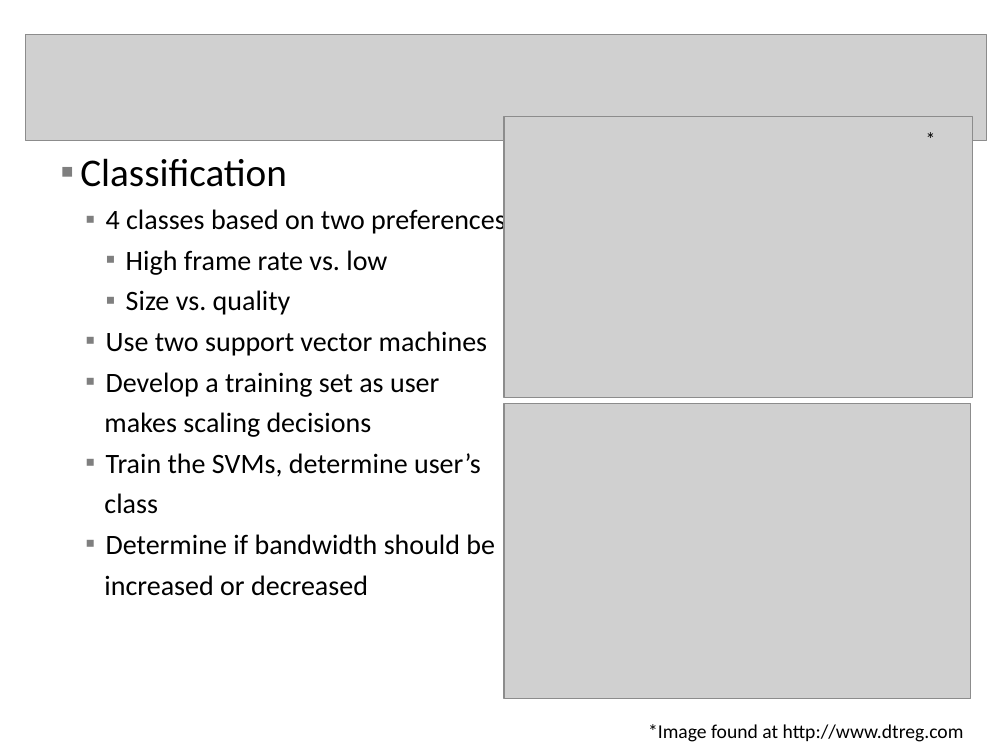
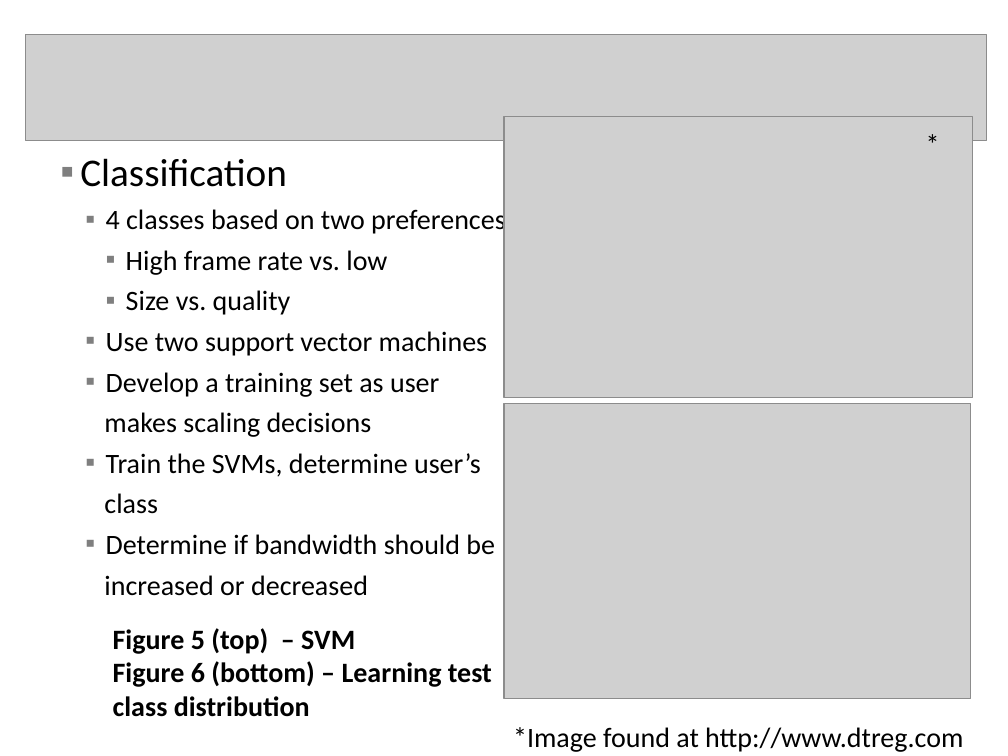
Before and after one commit to mocalab/ScalableVideo, a slide deck: slide 8 of Dustin/OriginalWork/CameraSystemPaper/Camera System Presentation (name TBD).ppt. Drawn at 1008x756 pixels with LibreOffice and Linux fonts; fonts in the diff are those of the drawing; grey boxes stand for pictures; background and template pictures are left out. Boxes give left, top, right and bottom in pixels: in the first picture for what was removed or moved away, otherwise in the second. Text is boxed around its words. In the diff, an @@ line names an element or a change of style, - is before the commit and + after.

```diff
--- a/Dustin/OriginalWork/CameraSystemPaper/Camera System Presentation (name TBD).ppt
+++ b/Dustin/OriginalWork/CameraSystemPaper/Camera System Presentation (name TBD).ppt
@@ text "*" at [915, 121, 954, 165]: size 14 to 20 pt @@
@@ text added at [113, 628, 492, 717], 20 pt, text #000000, bold @@
+Figure 5 (top) – SVM
+Figure 6 (bottom) – Learning test
+class distribution
@@ text "*Image found at http://www.dtreg.com" at [513, 727, 963, 752]: size 14 to 20 pt @@
```
Also in this commit, not shown: 9 other slides changed, 34 other files.
